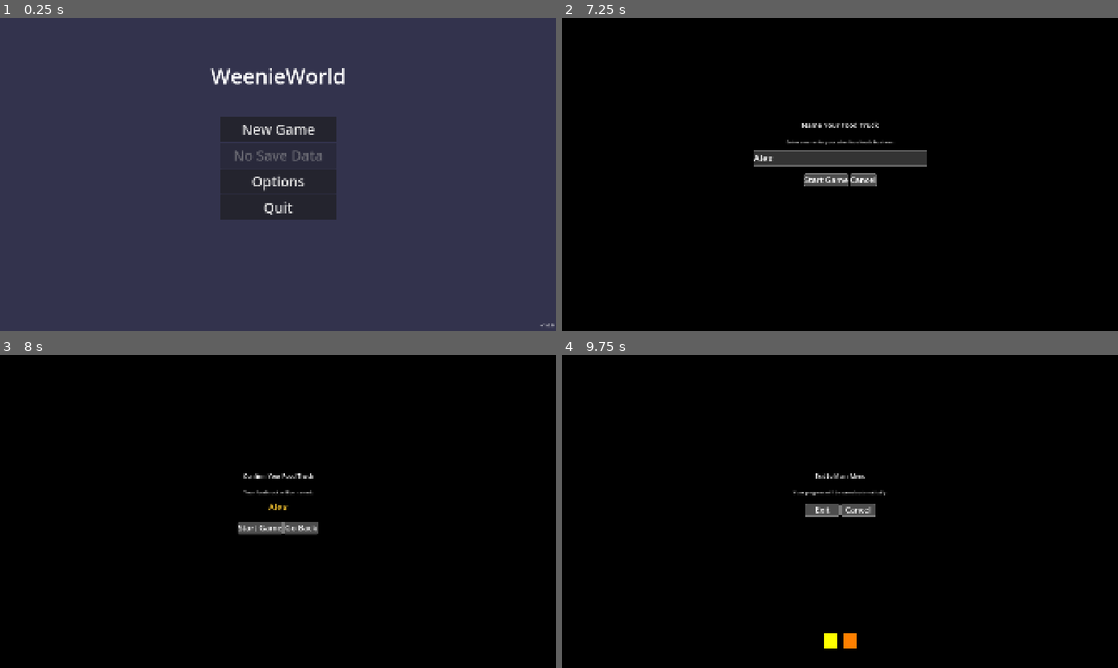
Above: before the commit, frames 1-4 (two rows, left to right).
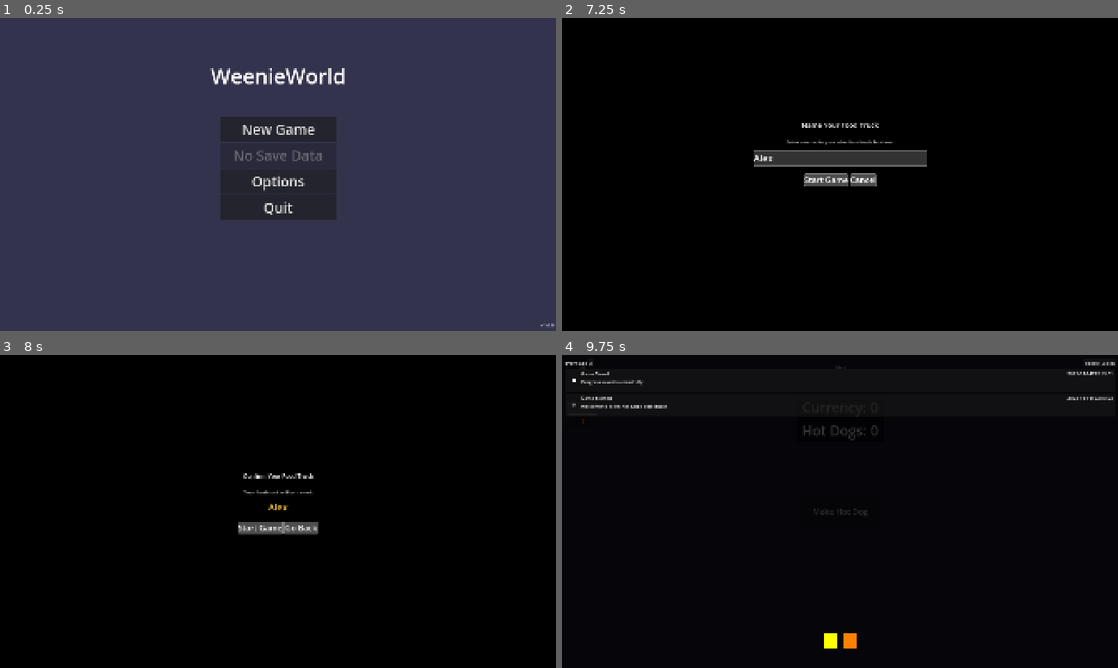
Above: after the commit, the same moments.

Repository: aaronleebrooks/weenieworld
Game: Godot game, scene res://scenes/main_menu/MainMenu.tscn
Two runs of this game, one before a commit and one after it. Both use one fixed random seed, a clock stepped at 60 frames per second and the inputs below.
Inputs (mouse positions are in pixels of both pictures, inside the frame that each line leads up to):
- Up to frame 1 (0.25 s): no input
- Up to frame 2 (7.25 s): click "New Game" at 0.5 s; click (840, 158) at 1.27 s; type "Alex" at 1.35 s; click "New Game" at 2 s; click "Start Game" at 2.75 s; click "Start Game" at 3.5 s; click "New Game" at 4.25 s; click "Start Game" at 5 s; click "Cancel" at 5.75 s; click "Go Back" at 6.5 s
- Up to frame 3 (8 s): click "Options" at 7.25 s
- Up to frame 4 (9.75 s): tap Enter at 8, 8.1 s; click "💾" at 8.75 s; click (584, 408) at 9.5 s, where only the run after the commit has a clickable "📋"

Frames 1-3 are identical in both runs. In frame 4, 1.7% of the frame differs, in the area x 0-100%, y 2-52%.

Commit message:
Implement Event Log System: EventLogManager autoload, UI components, and integration with existing systems

Diff:
--- a/project.godot
+++ b/project.godot
@@ -26,6 +26,7 @@
 AnimationManager="*res://scripts/autoload/AnimationManager.gd"
 FloatingTextManager="*res://scripts/autoload/FloatingTextManager.gd"
 AlienCypher="*res://scripts/autoload/AlienCypher.gd"
+EventLogManager="*res://scripts/autoload/EventLogManager.gd"
 
 [display]
 
--- a/scenes/game/Game.gd
+++ b/scenes/game/Game.gd
@@ -7,10 +7,12 @@
 @onready var currency_icon = $TopLeftMenu/CurrencyIcon
 @onready var upgrade_icon = $TopLeftMenu/UpgradeIcon
 @onready var save_icon = $TopLeftMenu/SaveIcon
+@onready var event_log_icon = $TopLeftMenu/EventLogIcon
 @onready var exit_icon = $TopLeftMenu/ExitIcon
 @onready var hot_dog_display = $HotDogDisplay
 @onready var currency_display = $CurrencyDisplay
 @onready var upgrade_panel = $UpgradePanel
+@onready var event_log = $EventLog
 
 # References to managers
 var hot_dog_manager: Node
@@ -18,6 +20,7 @@
 var upgrade_manager: Node
 var save_system: Node
 var floating_text_manager: Node
+var event_log_manager: Node
 
 # Tooltip toggle state
 var tooltips_visible: bool = true
@@ -31,6 +34,7 @@
 	upgrade_manager = get_node("/root/UpgradeManager")
 	save_system = get_node("/root/SaveSystem")
 	floating_text_manager = get_node("/root/FloatingTextManager")
+	event_log_manager = get_node("/root/EventLogManager")
 
 	# Create tooltip toggle button
 	_create_tooltip_toggle()
@@ -38,7 +42,12 @@
 	# Connect button signals
 	upgrade_icon.pressed.connect(_on_upgrade_icon_pressed)
 	save_icon.pressed.connect(_on_save_icon_pressed)
+	event_log_icon.pressed.connect(_on_event_log_icon_pressed)
 	exit_icon.pressed.connect(_on_exit_icon_pressed)
+
+	# Connect event log signals
+	if event_log:
+		event_log.event_log_closed.connect(_on_event_log_closed)
 
 	# Setup currency icon (non-clickable, blue text)
 	_setup_currency_icon()
@@ -218,6 +227,8 @@
 		upgrade_icon.tooltip_text = "Upgrades"
 	if save_icon:
 		save_icon.tooltip_text = "Save Game"
+	if event_log_icon:
+		event_log_icon.tooltip_text = "Event Log"
 	if exit_icon:
 		exit_icon.tooltip_text = "Exit to Menu"
 
@@ -247,6 +258,8 @@
 		upgrade_icon.text = "⚡" if tooltips_visible else ""
 	if save_icon:
 		save_icon.text = "💾" if tooltips_visible else ""
+	if event_log_icon:
+		event_log_icon.text = "📋" if tooltips_visible else ""
 	if exit_icon:
 		exit_icon.text = "❌" if tooltips_visible else ""
 
@@ -338,6 +351,19 @@
 	print("Game: Save icon pressed")
 	if save_system:
 		save_system.save_game("autosave")
+		# Add save event to event log
+		if event_log_manager:
+			event_log_manager.add_save_event("manual")
+
+func _on_event_log_icon_pressed():
+	"""Handle event log icon press"""
+	print("Game: Event log icon pressed")
+	if event_log:
+		event_log.show_event_log()
+
+func _on_event_log_closed():
+	"""Handle event log close"""
+	print("Game: Event log closed")
 
 func _on_exit_icon_pressed():
 	"""Handle exit icon press"""
--- a/scenes/game/Game.tscn
+++ b/scenes/game/Game.tscn
@@ -6,6 +6,7 @@
 [ext_resource type="PackedScene" uid="uid://hxvn8yqxqxqx" path="res://scenes/game/CurrencyGainButton.tscn" id="4_0x0x0"]
 [ext_resource type="PackedScene" path="res://scenes/ui/UpgradePanel.tscn" id="5_upgrade"]
 [ext_resource type="PackedScene" uid="uid://ixvn8yqxqxqx" path="res://scenes/game/HotDogDisplay.tscn" id="6_0x0x0"]
+[ext_resource type="PackedScene" path="res://scenes/ui/EventLog.tscn" id="7_eventlog"]
 
 [node name="Game" type="Control"]
 layout_mode = 3
@@ -75,7 +76,15 @@
 layout_mode = 2
 text = "💾"
 
+[node name="EventLogIcon" type="Button" parent="TopLeftMenu"]
+custom_minimum_size = Vector2(0, 40)
+layout_mode = 2
+text = "📋"
+
 [node name="ExitIcon" type="Button" parent="TopLeftMenu"]
 custom_minimum_size = Vector2(0, 40)
 layout_mode = 2
 text = "🚪"
+
+[node name="EventLog" parent="." instance=ExtResource("7_eventlog")]
+layout_mode = 1
--- /dev/null
+++ b/scenes/ui/EventLog.gd
@@ -0,0 +1,60 @@
+extends Control
+
+signal event_log_closed()
+
+@onready var event_list_container = $EventContainer/EventList/EventListContainer
+@onready var close_button = $EventContainer/Header/CloseButton
+@onready var title_label = $EventContainer/Header/Title
+
+var event_log_manager: Node
+var event_item_scene = preload("res://scenes/ui/EventLogItem.tscn")
+
+func _ready():
+	event_log_manager = get_node("/root/EventLogManager")
+
+	# Connect signals
+	close_button.pressed.connect(_on_close_button_pressed)
+	event_log_manager.event_log_updated.connect(_on_event_log_updated)
+
+	# Initial population
+	_populate_event_list()
+
+	# Hide by default
+	visible = false
+
+func _on_close_button_pressed():
+	visible = false
+	emit_signal("event_log_closed")
+
+func _on_event_log_updated():
+	_populate_event_list()
+
+func _populate_event_list():
+	"""Populate the event list with recent events"""
+	# Clear existing items
+	for child in event_list_container.get_children():
+		child.queue_free()
+
+	# Get recent events (last 20)
+	var recent_events = event_log_manager.get_recent_events(20)
+
+	# Add events in reverse order (newest first)
+	for i in range(recent_events.size() - 1, -1, -1):
+		var event = recent_events[i]
+		var event_item = event_item_scene.instantiate()
+		event_list_container.add_child(event_item)
+		event_item.setup_event(event)
+
+func show_event_log():
+	"""Show the event log"""
+	visible = true
+	_populate_event_list()
+
+func hide_event_log():
+	"""Hide the event log"""
+	visible = false
+
+func _input(event):
+	"""Handle input for closing the event log"""
+	if visible and event.is_action_pressed("ui_cancel"):
+		_on_close_button_pressed()
--- /dev/null
+++ b/scenes/ui/EventLog.tscn
@@ -0,0 +1,47 @@
+[gd_scene load_steps=2 format=3 uid="uid://bqxvn8yqxqxqx"]
+
+[ext_resource type="Script" path="res://scenes/ui/EventLog.gd" id="1_0xqxqx"]
+
+[node name="EventLog" type="Control"]
+layout_mode = 3
+anchors_preset = 15
+anchor_right = 1.0
+anchor_bottom = 1.0
+script = ExtResource("1_0xqxqx")
+
+[node name="Background" type="ColorRect" parent="."]
+layout_mode = 1
+anchors_preset = 15
+anchor_right = 1.0
+anchor_bottom = 1.0
+color = Color(0, 0, 0, 0.8)
+
+[node name="EventContainer" type="VBoxContainer" parent="."]
+layout_mode = 1
+anchors_preset = 15
+anchor_right = 1.0
+anchor_bottom = 1.0
+offset_left = 10.0
+offset_top = 10.0
+offset_right = -10.0
+offset_bottom = -10.0
+
+[node name="Header" type="HBoxContainer" parent="EventContainer"]
+layout_mode = 2
+
+[node name="Title" type="Label" parent="EventContainer/Header"]
+layout_mode = 2
+text = "Event Log"
+horizontal_alignment = 1
+
+[node name="CloseButton" type="Button" parent="EventContainer/Header"]
+layout_mode = 2
+text = "X"
+
+[node name="EventList" type="ScrollContainer" parent="EventContainer"]
+layout_mode = 2
+size_flags_vertical = 3
+
+[node name="EventListContainer" type="VBoxContainer" parent="EventContainer/EventList"]
+layout_mode = 2
+size_flags_horizontal = 3
--- /dev/null
+++ b/scenes/ui/EventLogItem.gd
@@ -0,0 +1,50 @@
+extends Panel
+
+@onready var icon_label = $HBoxContainer/Icon
+@onready var title_label = $HBoxContainer/ContentContainer/TitleRow/Title
+@onready var timestamp_label = $HBoxContainer/ContentContainer/TitleRow/Timestamp
+@onready var description_label = $HBoxContainer/ContentContainer/Description
+
+var event_data: Dictionary = {}
+
+func setup_event(event: Dictionary):
+	"""Setup the event item with event data"""
+	event_data = event
+
+	# Set icon
+	icon_label.text = event.get("icon", "📝")
+
+	# Set title
+	title_label.text = event.get("title", "Unknown Event")
+
+	# Set description
+	description_label.text = event.get("description", "No description available")
+
+	# Set timestamp
+	var timestamp = event.get("timestamp", "")
+	if timestamp:
+		# Format timestamp to be more readable
+		var formatted_time = _format_timestamp(timestamp)
+		timestamp_label.text = formatted_time
+	else:
+		timestamp_label.text = ""
+
+func _format_timestamp(timestamp: String) -> String:
+	"""Format timestamp to be more readable"""
+	# Parse the timestamp and format it
+	# For now, just return the time part if it exists
+	if " " in timestamp:
+		var parts = timestamp.split(" ")
+		if parts.size() >= 2:
+			return parts[1]  # Return just the time part
+	return timestamp
+
+func _ready():
+	# Set up styling
+	_setup_styling()
+
+func _setup_styling():
+	"""Setup the visual styling of the event item"""
+	# Add some padding and styling
+	# This can be enhanced with custom styles later
+	pass
--- /dev/null
+++ b/scenes/ui/EventLogItem.tscn
@@ -0,0 +1,49 @@
+[gd_scene load_steps=2 format=3 uid="uid://bqxvn8yqxqxqx"]
+
+[ext_resource type="Script" path="res://scenes/ui/EventLogItem.gd" id="1_0xqxqx"]
+
+[node name="EventLogItem" type="Panel"]
+custom_minimum_size = Vector2(0, 80)
+script = ExtResource("1_0xqxqx")
+
+[node name="HBoxContainer" type="HBoxContainer" parent="."]
+layout_mode = 1
+anchors_preset = 15
+anchor_right = 1.0
+anchor_bottom = 1.0
+offset_left = 10.0
+offset_top = 5.0
+offset_right = -10.0
+offset_bottom = -5.0
+
+[node name="Icon" type="Label" parent="HBoxContainer"]
+layout_mode = 2
+custom_minimum_size = Vector2(40, 0)
+text = "📝"
+horizontal_alignment = 1
+vertical_alignment = 1
+
+[node name="ContentContainer" type="VBoxContainer" parent="HBoxContainer"]
+layout_mode = 2
+size_flags_horizontal = 3
+
+[node name="TitleRow" type="HBoxContainer" parent="HBoxContainer/ContentContainer"]
+layout_mode = 2
+
+[node name="Title" type="Label" parent="HBoxContainer/ContentContainer/TitleRow"]
+layout_mode = 2
+size_flags_horizontal = 3
+text = "Event Title"
+font_size = 16
+
+[node name="Timestamp" type="Label" parent="HBoxContainer/ContentContainer/TitleRow"]
+layout_mode = 2
+text = "12:34 PM"
+font_size = 12
+horizontal_alignment = 2
+
+[node name="Description" type="Label" parent="HBoxContainer/ContentContainer"]
+layout_mode = 2
+text = "Event description goes here..."
+font_size = 14
+autowrap_mode = 2
--- /dev/null
+++ b/scripts/autoload/EventLogManager.gd
@@ -0,0 +1,159 @@
+extends Node
+
+signal event_added(event: Dictionary)
+signal event_log_updated()
+
+# Event types for categorization
+enum EventType {
+	PURCHASE,      # Upgrades, office, workers, etc.
+	SAVE,          # Manual saves
+	RANDOM_EVENT,  # Random events and achievements
+	SYSTEM,        # System events (game start, etc.)
+	WORKER,        # Worker-related events
+	NOTIFICATION   # General notifications
+}
+
+# Event log storage
+var event_log: Array[Dictionary] = []
+var max_events: int = 50  # Keep last 50 events
+
+# Event templates for common events
+var event_templates: Dictionary = {
+	"office_purchased": {
+		"type": EventType.PURCHASE,
+		"title": "Office Purchased",
+		"description": "You've purchased an office! Workers can now be hired and assigned to stations.",
+		"icon": "🏢"
+	},
+	"worker_hired": {
+		"type": EventType.WORKER,
+		"title": "Worker Hired",
+		"description": "A new worker has joined your team!",
+		"icon": "👷"
+	},
+	"manual_save": {
+		"type": EventType.SAVE,
+		"title": "Game Saved",
+		"description": "Your progress has been saved.",
+		"icon": "💾"
+	},
+	"upgrade_purchased": {
+		"type": EventType.PURCHASE,
+		"title": "Upgrade Purchased",
+		"description": "An upgrade has been purchased!",
+		"icon": "⬆️"
+	}
+}
+
+func _ready():
+	print("EventLogManager: Initialized")
+	# Add initial system event
+	add_system_event("Game Started", "Welcome to Alien Hot Dog Food Truck!")
+
+func add_event(event_type: EventType, title: String, description: String, icon: String = "📝", data: Dictionary = {}):
+	"""Add a new event to the log"""
+	var event = {
+		"type": event_type,
+		"title": title,
+		"description": description,
+		"icon": icon,
+		"timestamp": Time.get_datetime_string_from_system(),
+		"data": data
+	}
+
+	event_log.append(event)
+
+	# Keep only the last max_events
+	if event_log.size() > max_events:
+		event_log.pop_front()
+
+	print("EventLogManager: Added event - %s: %s" % [title, description])
+	emit_signal("event_added", event)
+	emit_signal("event_log_updated")
+
+func add_purchase_event(item_name: String, cost: int, item_type: String = "item"):
+	"""Add a purchase event"""
+	var title = "%s Purchased" % item_name
+	var description = "Purchased %s for %d currency" % [item_name, cost]
+	var icon = "💰"
+
+	add_event(EventType.PURCHASE, title, description, icon, {
+		"item_name": item_name,
+		"cost": cost,
+		"item_type": item_type
+	})
+
+func add_save_event(save_type: String = "manual"):
+	"""Add a save event"""
+	var title = "Game Saved"
+	var description = "Progress saved successfully"
+	var icon = "💾"
+
+	add_event(EventType.SAVE, title, description, icon, {
+		"save_type": save_type
+	})
+
+func add_random_event(title: String, description: String, icon: String = "🎲"):
+	"""Add a random event"""
+	add_event(EventType.RANDOM_EVENT, title, description, icon)
+
+func add_system_event(title: String, description: String, icon: String = "⚙️"):
+	"""Add a system event"""
+	add_event(EventType.SYSTEM, title, description, icon)
+
+func add_worker_event(title: String, description: String, icon: String = "👷"):
+	"""Add a worker-related event"""
+	add_event(EventType.WORKER, title, description, icon)
+
+func add_notification(title: String, description: String, icon: String = "📢"):
+	"""Add a general notification"""
+	add_event(EventType.NOTIFICATION, title, description, icon)
+
+func get_recent_events(count: int = 10) -> Array[Dictionary]:
+	"""Get the most recent events"""
+	var start_index = max(0, event_log.size() - count)
+	return event_log.slice(start_index)
+
+func get_events_by_type(event_type: EventType) -> Array[Dictionary]:
+	"""Get all events of a specific type"""
+	var filtered_events: Array[Dictionary] = []
+	for event in event_log:
+		if event["type"] == event_type:
+			filtered_events.append(event)
+	return filtered_events
+
+func clear_event_log():
+	"""Clear all events from the log"""
+	event_log.clear()
+	emit_signal("event_log_updated")
+	print("EventLogManager: Event log cleared")
+
+func get_event_count() -> int:
+	"""Get the total number of events in the log"""
+	return event_log.size()
+
+func get_event_count_by_type(event_type: EventType) -> int:
+	"""Get the count of events of a specific type"""
+	var count = 0
+	for event in event_log:
+		if event["type"] == event_type:
+			count += 1
+	return count
+
+# Save/Load integration
+func get_save_data() -> Dictionary:
+	"""Get event log data for saving"""
+	return {
+		"event_log": event_log,
+		"max_events": max_events
+	}
+
+func load_save_data(data: Dictionary):
+	"""Load event log data from save"""
+	if data.has("event_log"):
+		event_log = data["event_log"]
+	if data.has("max_events"):
+		max_events = data["max_events"]
+
+	print("EventLogManager: Loaded %d events from save" % event_log.size())
+	emit_signal("event_log_updated")
--- a/scripts/autoload/GameData.gd
+++ b/scripts/autoload/GameData.gd
@@ -18,7 +18,9 @@
 		"play_time": 0,
 		"upgrades_purchased": [],
 		"last_save_time": "",
-		"game_version": "1.0.0"
+		"game_version": "1.0.0",
+		"event_log": [],
+		"max_events": 50
 	}
 
 # Upgrade definitions for hot dog store theme
--- a/scripts/autoload/SaveSystem.gd
+++ b/scripts/autoload/SaveSystem.gd
@@ -168,6 +168,12 @@
 		var upgrade_data = upgrade_manager.get_save_data()
 		save_data.merge(upgrade_data)
 
+	# Add event log data
+	var event_log_manager = get_node_or_null("/root/EventLogManager")
+	if event_log_manager:
+		var event_log_data = event_log_manager.get_save_data()
+		save_data.merge(event_log_data)
+
 	# GameManager doesn't need to save data - it just manages scene transitions
 	# All actual game data is stored in the other managers
 
--- a/scripts/autoload/UpgradeManager.gd
+++ b/scripts/autoload/UpgradeManager.gd
@@ -169,6 +169,11 @@
 
 	# Emit signals
 	emit_signal("upgrade_purchased", upgrade_id, upgrade_levels[upgrade_id], cost)
+
+	# Add event to event log
+	var event_log_manager = get_node_or_null("/root/EventLogManager")
+	if event_log_manager:
+		event_log_manager.add_purchase_event(upgrade.display_name, cost, "upgrade")
 
 	print("UpgradeManager: Purchased %s (level %d) for %d currency" % [upgrade.display_name, upgrade_levels[upgrade_id], cost])
 	return true
